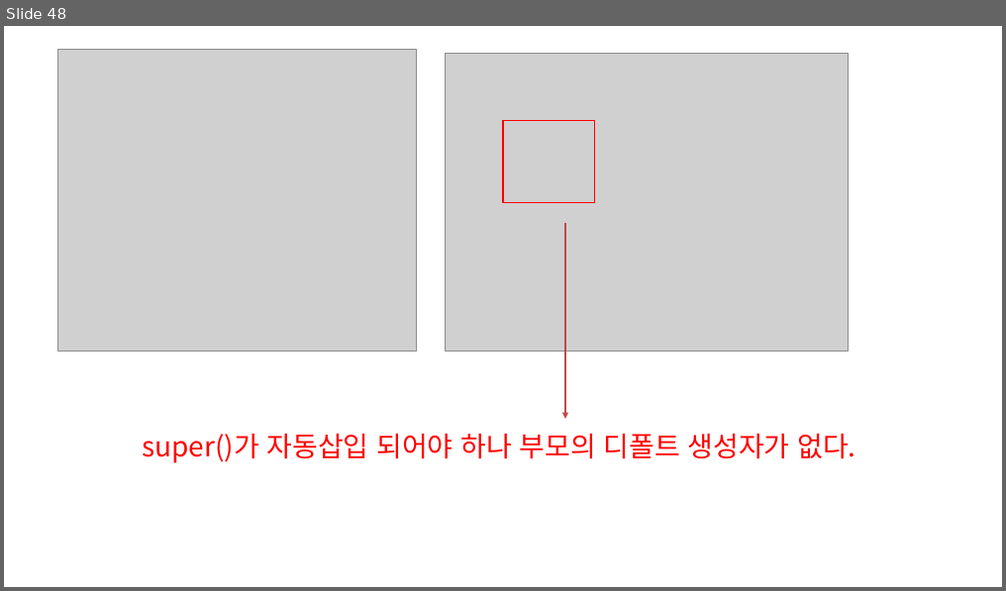
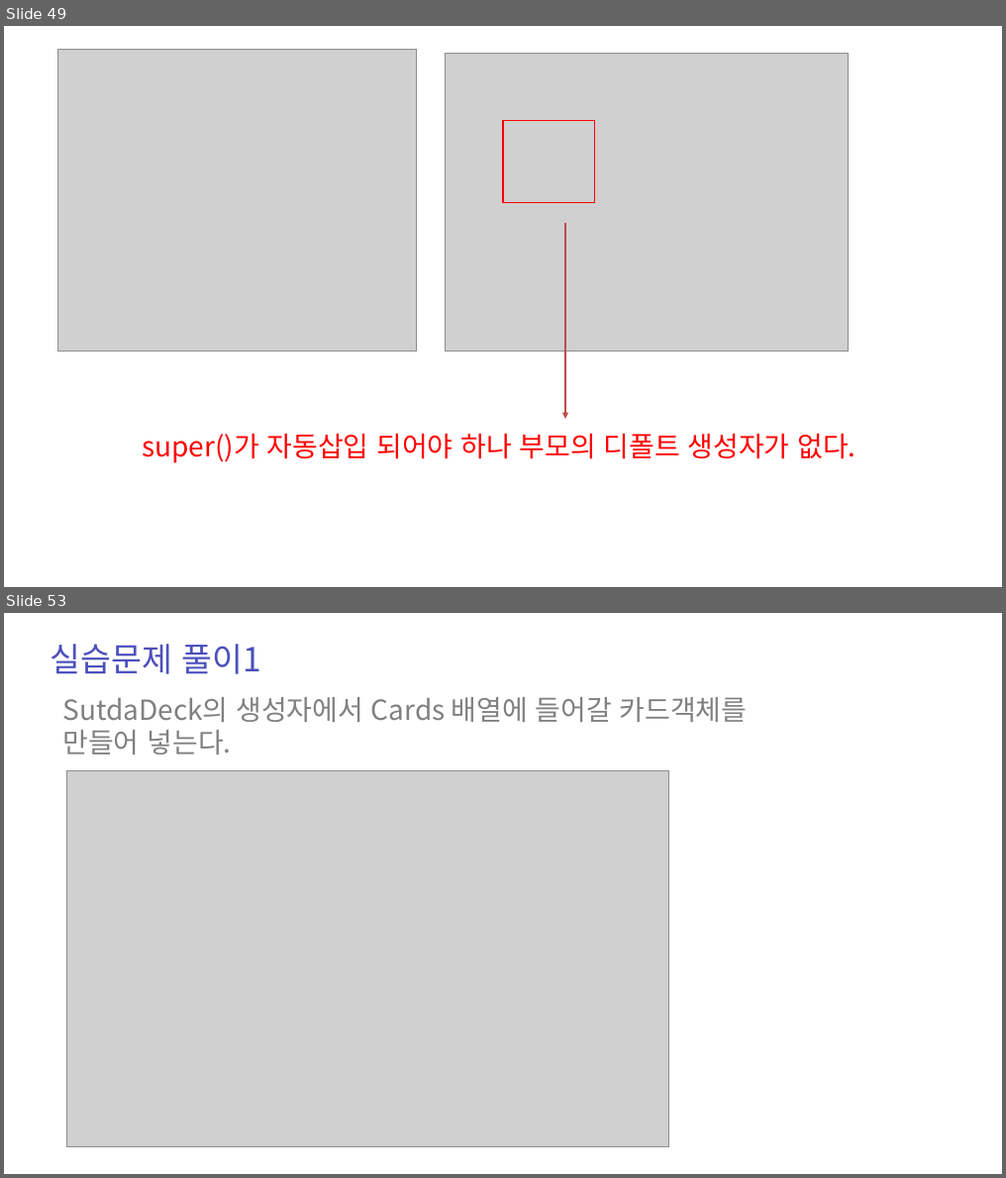
Before and after one commit to zest132/JavaLecture, a slide deck: JavaLecture/LectureFile/java 9강.pptx. Shown one above the other, each under a label of ours: slide 48 before the commit, slides 49 and 53 after it; the slides between them are not shown. The pictures are 1006x591 and 1006x1178 pixels, drawn with LibreOffice and Linux fonts; fonts in the diff are those of the drawing; grey boxes stand for pictures. Boxes give left, top, right and bottom in pixels: in the first picture for what was removed or moved away, otherwise in the second. Text is boxed around its words. In the diff, an @@ line names an element or a change of style, - is before the commit and + after.

```diff
--- a/JavaLecture/LectureFile/java 9강.pptx
+++ b/JavaLecture/LectureFile/java 9강.pptx
@@ slide 53 added at [4, 613, 1002, 1174], background #FFFFFF @@
@@ text added at [51, 644, 262, 674], 48 pt, text #4C50BC @@
+실습문제 풀이1
@@ text added at [63, 697, 747, 755], 40 pt, text #808080 @@
+SutdaDeck의 생성자에서 Cards 배열에 들어갈 카드객체를 만들어 넣는다.
@@ picture added at [66, 770, 669, 1148] @@
@@ what was slide 48 is now slide 49 @@
```
Also in this commit, not shown: 2 slides changed, 7 other slides added, 16 other files.
